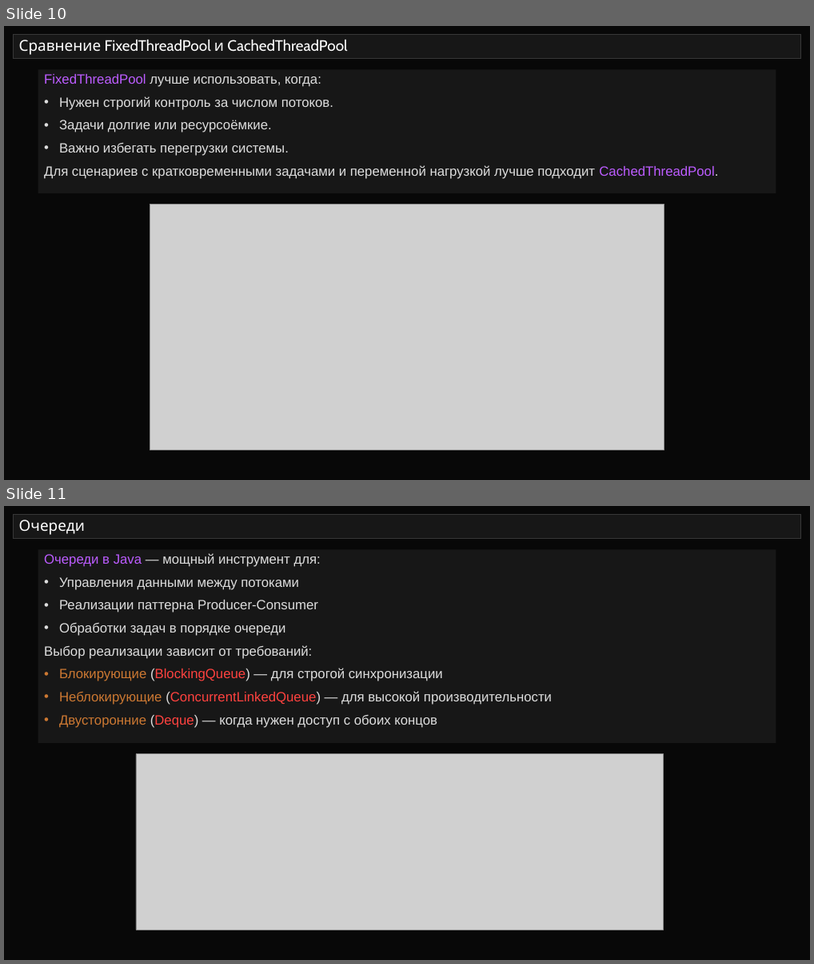
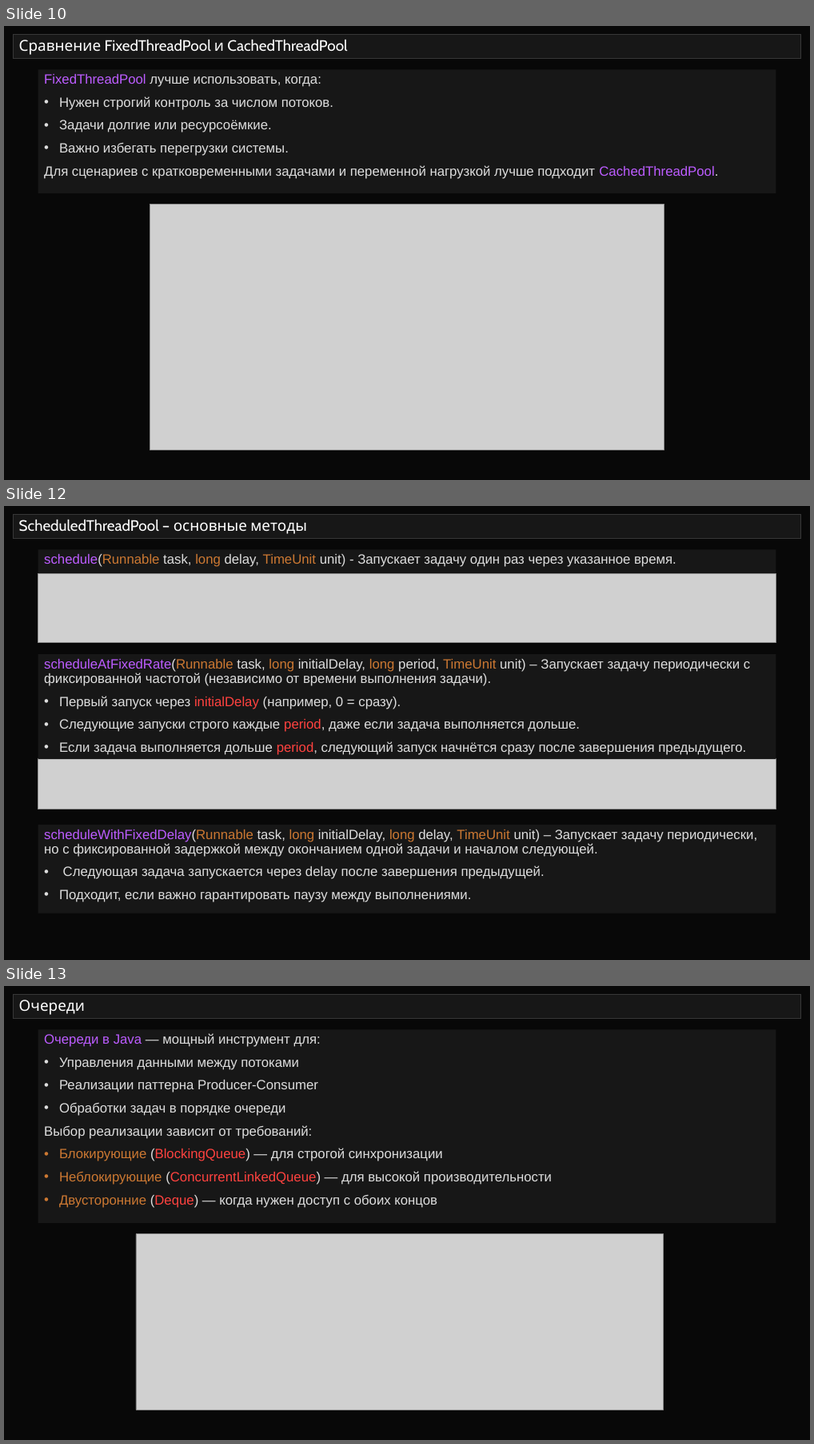
Before and after one commit to semusv/SIB_Concurrent, a slide deck: Concurrent_v1.pptx. Shown one above the other, each under a label of ours: slides 10 and 11 before the commit, slides 10, 12 and 13 after it; the slides between them are not shown. The pictures are 814x964 and 814x1444 pixels, drawn with LibreOffice and Linux fonts; fonts in the diff are those of the drawing; grey boxes stand for pictures. Boxes give left, top, right and bottom in pixels: in the first picture for what was removed or moved away, otherwise in the second. Text is boxed around its words. In the diff, an @@ line names an element or a change of style, - is before the commit and + after.

```diff
--- a/Concurrent_v1.pptx
+++ b/Concurrent_v1.pptx
@@ slide 12 added at [4,506,810,960], background #080808 @@
@@ title added at [13,515,802,539], fill #171717, outline #373737 0.75 pt, 18 pt, text #FFFFFF @@
+ScheduledThreadPool – основные методы
@@ rectangle added at [38,549,776,574], fill #171717, 16 pt, text #DDDDDD @@
+schedule(Runnable task, long delay, TimeUnit unit) - Запускает задачу один раз через указанное время.
@@ picture added at [38,574,776,643] @@
@@ rectangle added at [38,654,776,759], fill #171717, 16 pt, text #DDDDDD @@
+scheduleAtFixedRate(Runnable task, long initialDelay, long period, TimeUnit unit) – Запускает задачу периодически с фиксированной частотой (независимо от времени выполнения задачи).
+• Первый запуск через initialDelay (например, 0 = сразу).
+• Следующие запуски строго каждые period, даже если задача выполняется дольше.
+• Если задача выполняется дольше period, следующий запуск начнётся сразу после завершения предыдущего.
@@ picture added at [38,758,776,809] @@
@@ rectangle added at [38,824,776,913], fill #171717, 16 pt, text #DDDDDD @@
+scheduleWithFixedDelay(Runnable task, long initialDelay, long delay, TimeUnit unit) – Запускает задачу периодически, но с фиксированной задержкой между окончанием одной задачи и началом следующей.
+• Следующая задача запускается через delay после завершения предыдущей.
+• Подходит, если важно гарантировать паузу между выполнениями.
@@ what was slide 11 is now slide 13 @@
```
Also in this commit, not shown: 1 slide changed, 5 other slides added, 8 other files.
